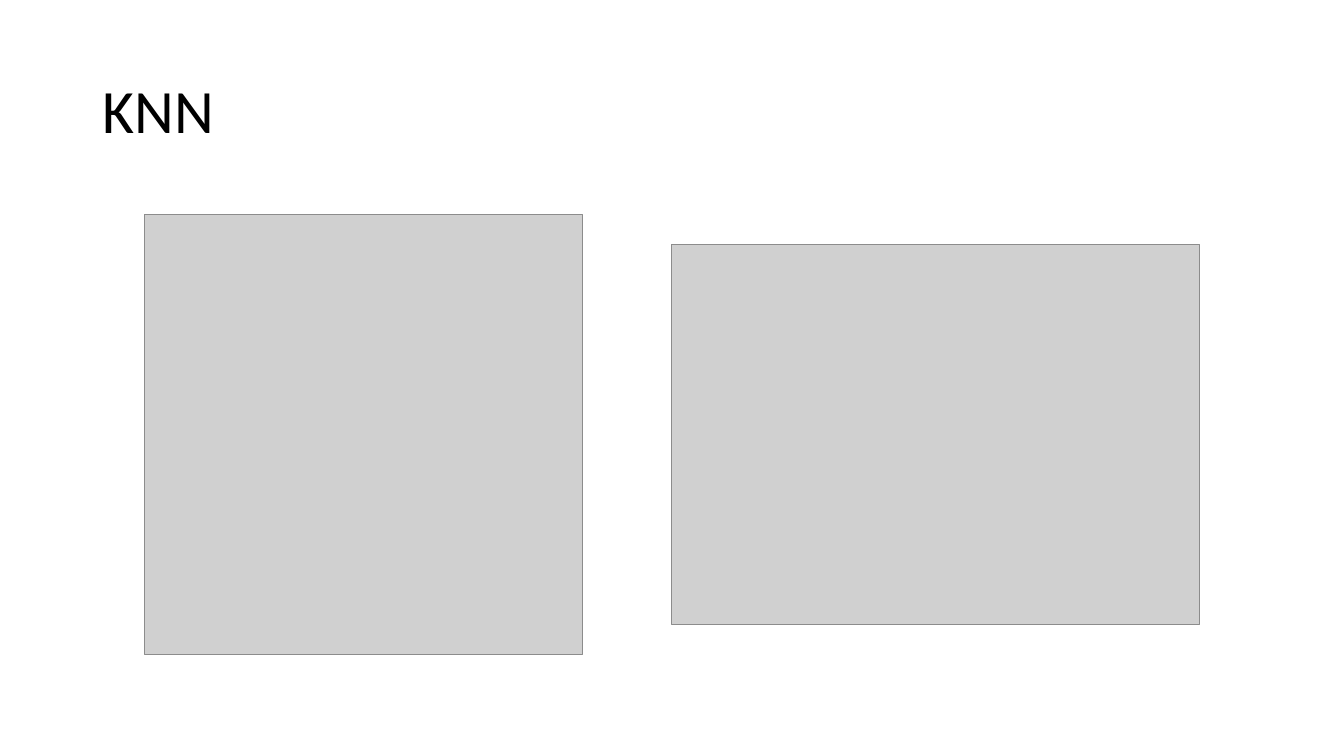
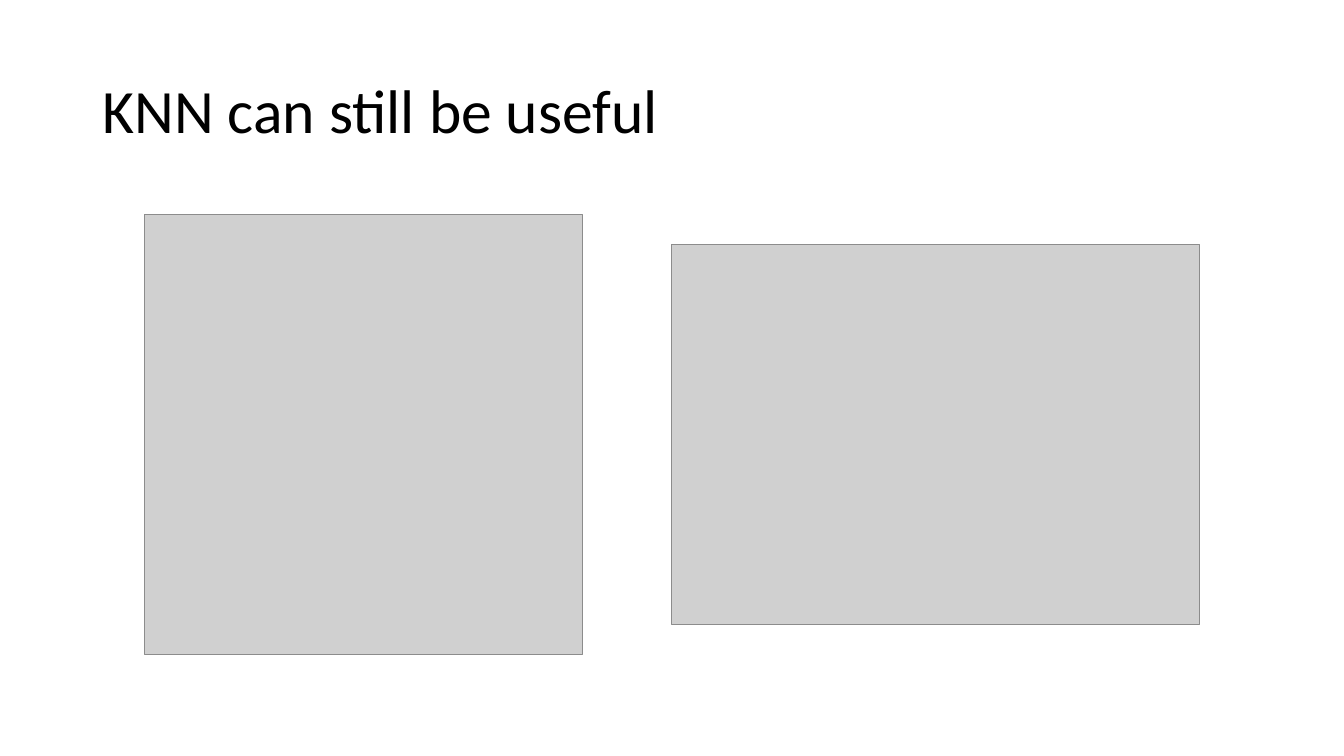
Before and after one commit to rhkhoo/Breast_Cancer_Diagnosis, a slide deck: slide 12 of Predicting Breast Cancer Diagnosis.pptx. Drawn at 1344x756 pixels with LibreOffice and Linux fonts; fonts in the diff are those of the drawing; grey boxes stand for pictures. Boxes give left, top, right and bottom in pixels: in the first picture for what was removed or moved away, otherwise in the second. Text is boxed around its words. In the diff, an @@ line names an element or a change of style, - is before the commit and + after.

```diff
--- a/Predicting Breast Cancer Diagnosis.pptx
+++ b/Predicting Breast Cancer Diagnosis.pptx
@@ title at <box>102,90,658,134</box>: text changed @@
-KNN
+KNN can still be useful
```
Also in this commit, not shown: 2 other slides changed, 1 slide added, 1 other file.
